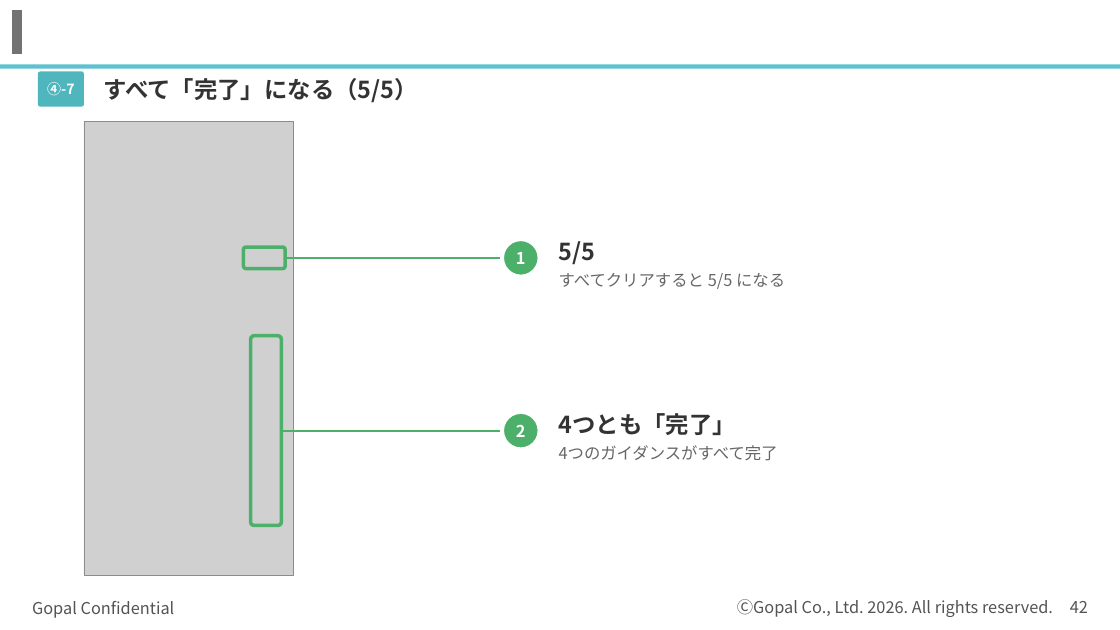
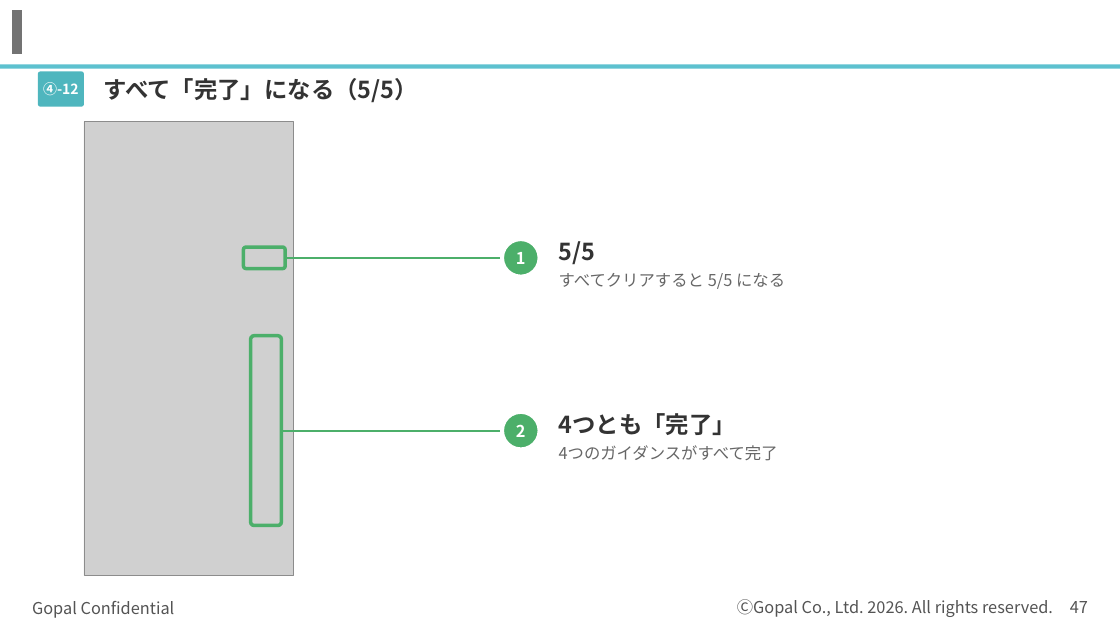
Before and after one commit to kagayugopal-eng/tamu, a slide deck: slide 47 of out/登録の流れ_書類準備まで.pptx (slide 42 before the commit). Drawn at 1120x630 pixels with LibreOffice and Linux fonts; fonts in the diff are those of the drawing; grey boxes stand for pictures; background and template pictures are left out. Boxes give left, top, right and bottom in pixels: in the first picture for what was removed or moved away, otherwise in the second. Text is boxed around its words. In the diff, an @@ line names an element or a change of style, - is before the commit and + after.

```diff
--- a/out/登録の流れ_書類準備まで.pptx
+++ b/out/登録の流れ_書類準備まで.pptx
@@ text at <box>43,82,79,95</box>: text changed @@
-④-7
+④-12
@@ page number at <box>1070,601,1088,613</box>: text changed @@
-42
+47
```
Also in this commit, not shown: 7 other slides changed, 5 slides added.
